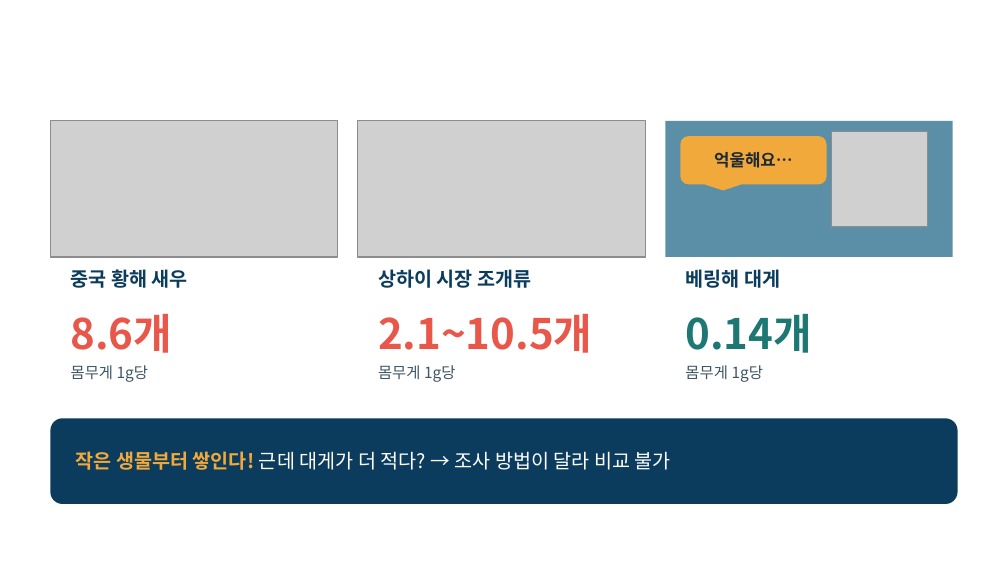
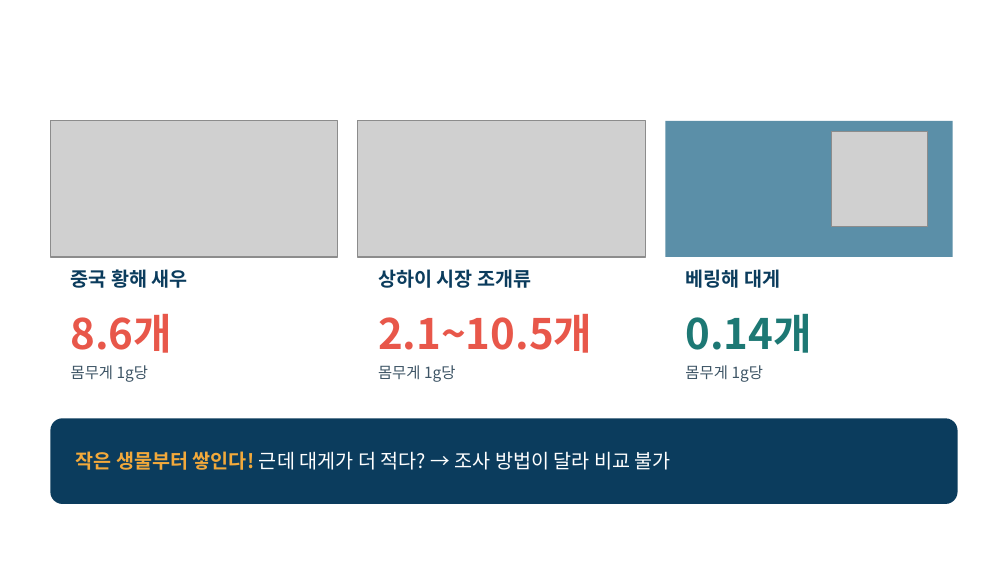
Before and after one commit to packsunjin/Graph, a slide deck: slide 5 of reports/미세플라스틱_발표_10605_박선진.pptx. Drawn at 1008x567 pixels with LibreOffice and Linux fonts; fonts in the diff are those of the drawing; grey boxes stand for pictures; background and template pictures are left out. Boxes give left, top, right and bottom in pixels: in the first picture for what was removed or moved away, otherwise in the second. Text is boxed around its words. In the diff, an @@ line names an element or a change of style, - is before the commit and + after.

```diff
--- a/reports/미세플라스틱_발표_10605_박선진.pptx
+++ b/reports/미세플라스틱_발표_10605_박선진.pptx
@@ rounded speech box removed at bbox=[680, 136, 827, 184] @@
-억울해요…
```
Also in this commit, not shown: 5 other slides changed, 1 other file.
